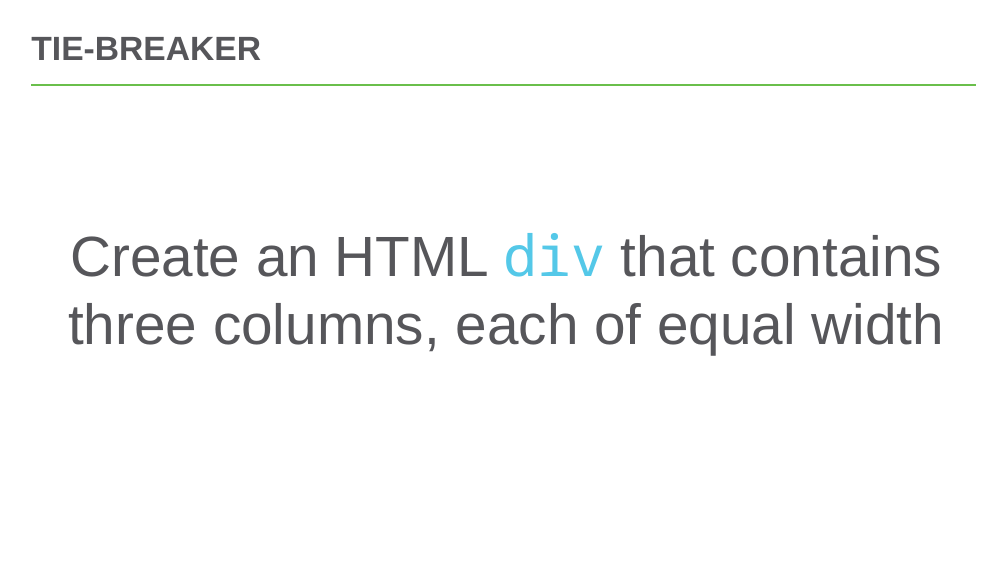
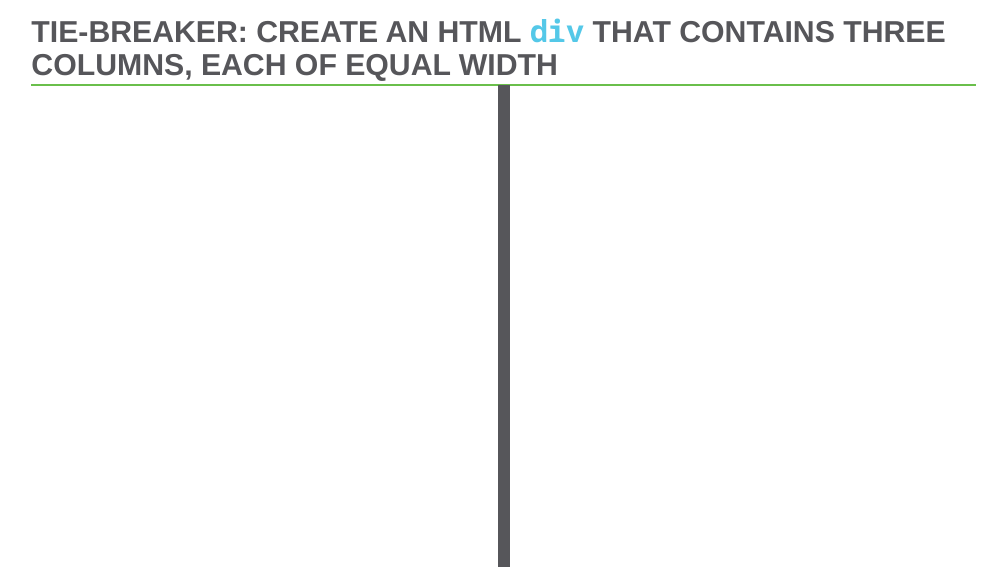
Before and after one commit to hytechclub/web-101, a slide deck: slide 22 of Week10/ReviewGame.pptx. Drawn at 1008x567 pixels with LibreOffice and Linux fonts; fonts in the diff are those of the drawing. Boxes give left, top, right and bottom in pixels: in the first picture for what was removed or moved away, otherwise in the second. Text is boxed around its words. In the diff, an @@ line names an element or a change of style, - is before the commit and + after.

```diff
--- a/Week10/ReviewGame.pptx
+++ b/Week10/ReviewGame.pptx
@@ title at (31, 18, 945, 81): text changed; size 32 to 28.8 pt @@
-TIE-BREAKER
+TIE-BREAKER: CREATE AN HTML div THAT CONTAINS THREE COLUMNS, EACH OF EQUAL WIDTH
@@ line added from (504, 85) to (504, 567), #56565A 11 pt @@
@@ text removed at (68, 233, 944, 354) @@
-Create an HTML div that contains three columns, each of equal width
```
Also in this commit, not shown: 20 other slides changed.
